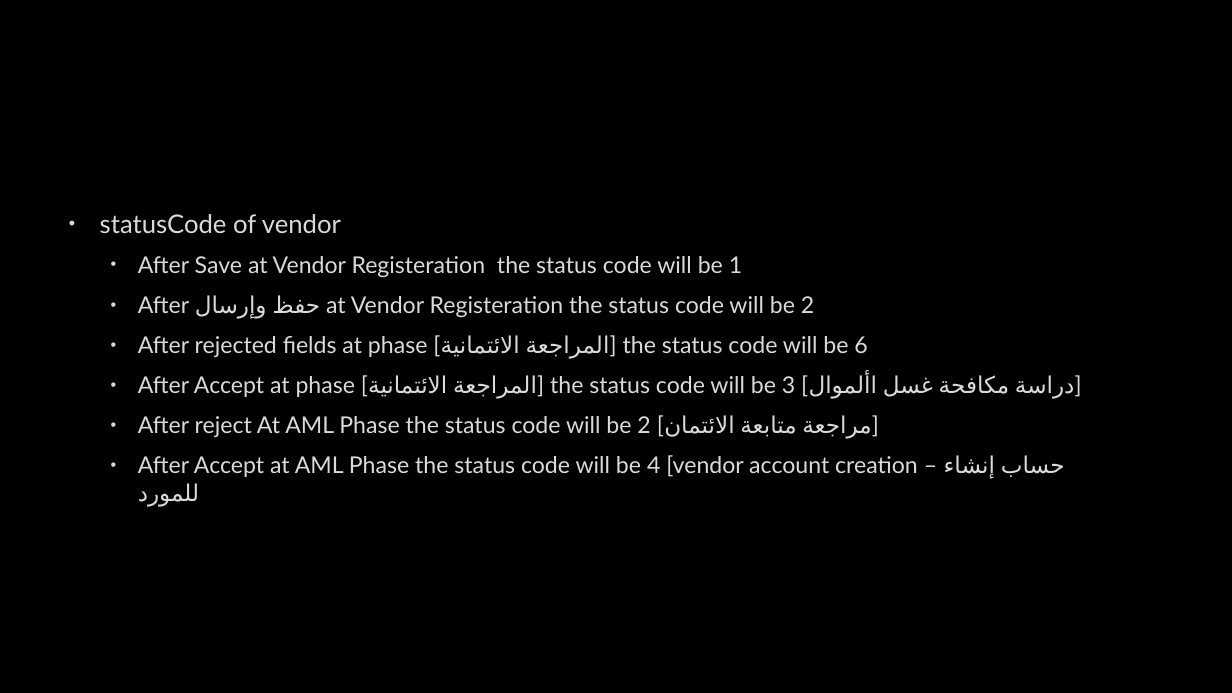
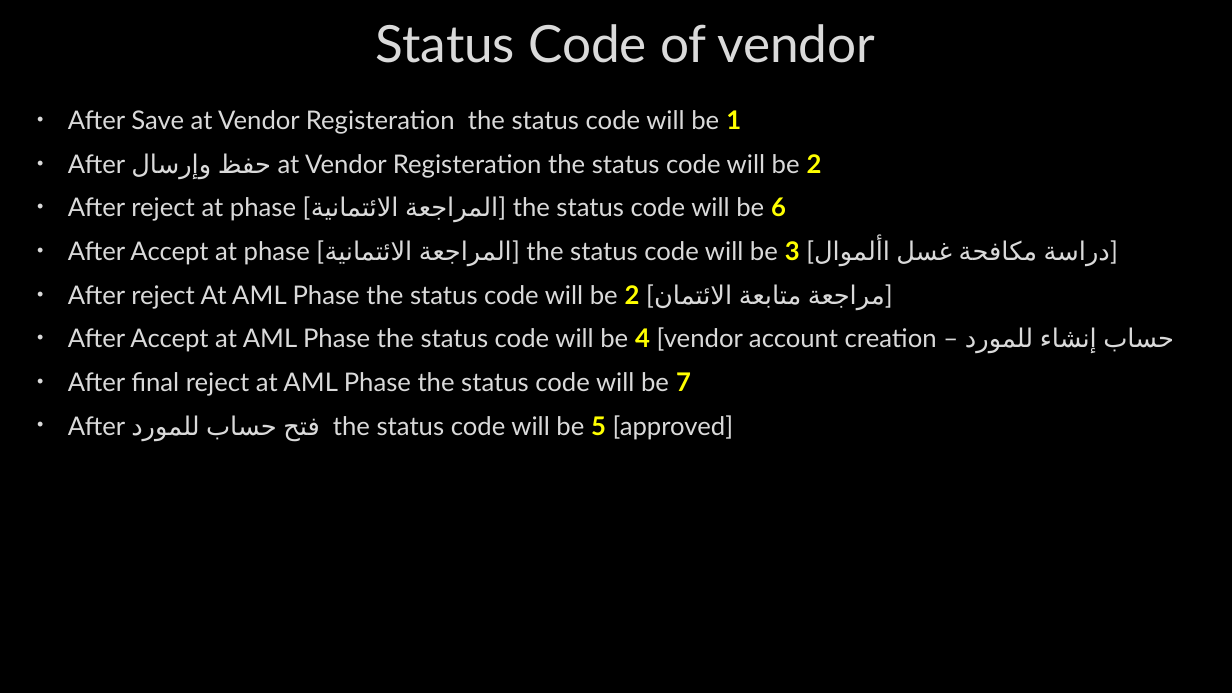
Before and after one commit to AhmedMohamedSamir1/Summary, a slide deck: slide 241 of Dot Net/Business.pptx (slide 235 before the commit). Drawn at 1232x693 pixels with LibreOffice and Linux fonts; fonts in the diff are those of the drawing; background and template pictures are left out. Boxes give left, top, right and bottom in pixels: in the first picture for what was removed or moved away, otherwise in the second. Text is boxed around its words. In the diff, an @@ line names an element or a change of style, - is before the commit and + after.

```diff
--- a/Dot Net/Business.pptx
+++ b/Dot Net/Business.pptx
@@ title added at [376,24,875,63], 40 pt, text #DADADA @@
+Status Code of vendor
@@ text "After Save at Vendor Registeration ...": place and size @@
-text "After Save at Vendor Registeration ..." at [100,214,1082,507]
+text "After Save at Vendor Registeration ..." at [68,110,1174,440]
@@ text at [68,110,1174,352]: size 18 to 20 pt in "After Save at Vendor Registeration the status ...", "After حفظ وإرسال at Vendor Registeration the ...", "After Accept at phase [المراجعة الائتمانية] the ...", "After reject At AML Phase the status ..." and 1 more places; text colour #DADADA to #FFFF00, bold on in "1", "2", "3", "2" and 1 more places; list level 2 to 1 in "After Save at Vendor Registeration ..."; list level 2 to 1 in "After حفظ وإرسال at Vendor ..."; list level 2 to 1 in "After Accept at phase [المراجعة ..."; list level 2 to 1 in "After reject At AML Phase ..."; list level 2 to 1 in "After Accept at AML Phase ..." @@
@@ text at [68,196,786,222]: text changed; size 18 to 20 pt @@
-  • After rejected fields at phase [المراجعة الائتمانية] the status code will be 6
+• After reject at phase [المراجعة الائتمانية] the status code will be 6
@@ text at [100,214,341,233]: paragraph removed @@
-• statusCode of vendor
@@ text at [68,372,733,440]: paragraphs added @@
+• After final reject at AML Phase the status code will be 7
+• After فتح حساب للمورد the status code will be 5 [approved]
```
Also in this commit, not shown: 6 other slides changed, 11 slides added, 1 slide removed, 5 other files.
